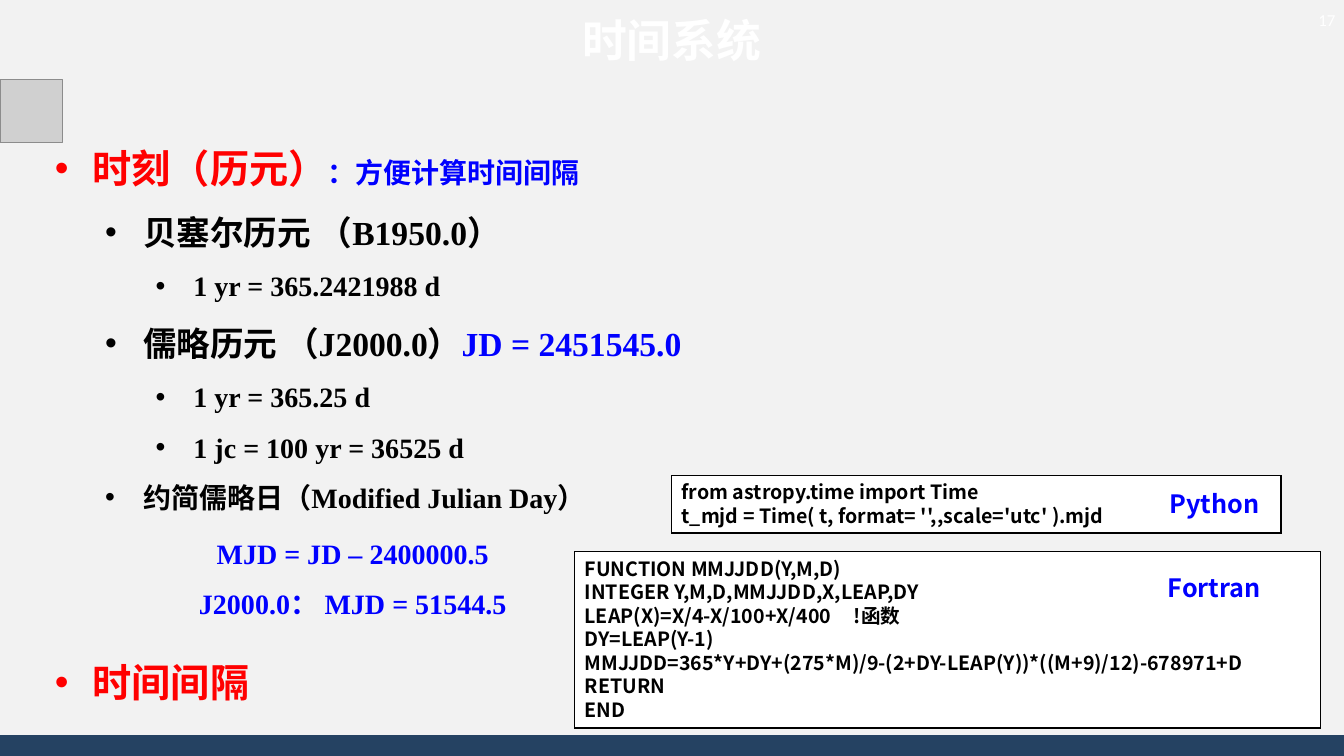
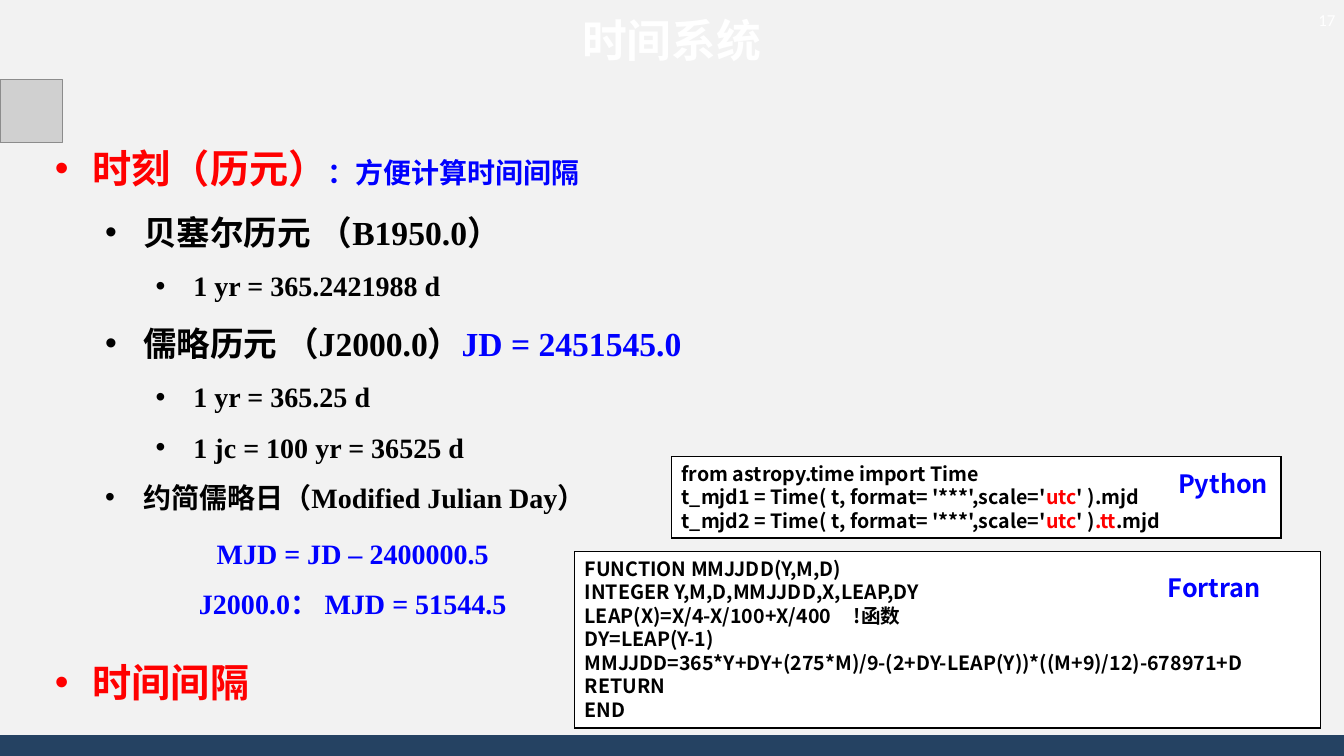
Before and after one commit to AsBackup/DAOSSA, a slide deck: slide 17 of 01 天球概念与时间系统.pptx. Drawn at 1344x756 pixels with LibreOffice and Linux fonts; fonts in the diff are those of the drawing; grey boxes stand for pictures; background and template pictures are left out. Boxes give left, top, right and bottom in pixels: in the first picture for what was removed or moved away, otherwise in the second. Text is boxed around its words. In the diff, an @@ line names an element or a change of style, - is before the commit and + after.

```diff
--- a/01 天球概念与时间系统.pptx
+++ b/01 天球概念与时间系统.pptx
@@ rectangle "from astropy.time import Time": place and size @@
-rectangle "from astropy.time import Time" at [671,475,1280,532]
+rectangle "from astropy.time import Time" at [671,457,1280,538]
@@ text "Python": place and size @@
-text "Python" at [1170,493,1260,519]
+text "Python" at [1178,473,1268,499]
@@ text in rectangle at [682,484,1161,533]: text changed @@
-t_mjd = Time( t, format= '',,scale='utc' ).mjd
+t_mjd1 = Time( t, format= '***',scale='utc' ).mjd
+t_mjd2 = Time( t, format= '***',scale='utc' ).tt.mjd
```
Also in this commit, not shown: 6 other slides changed.
